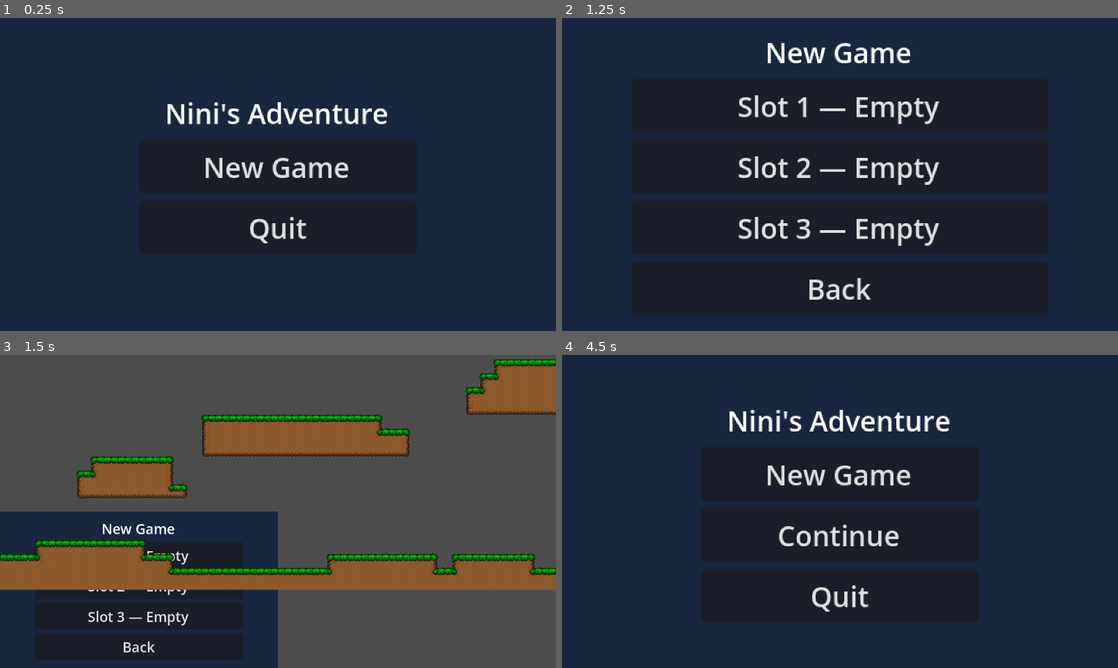
Above: before the commit, frames 1-4 (two rows, left to right).
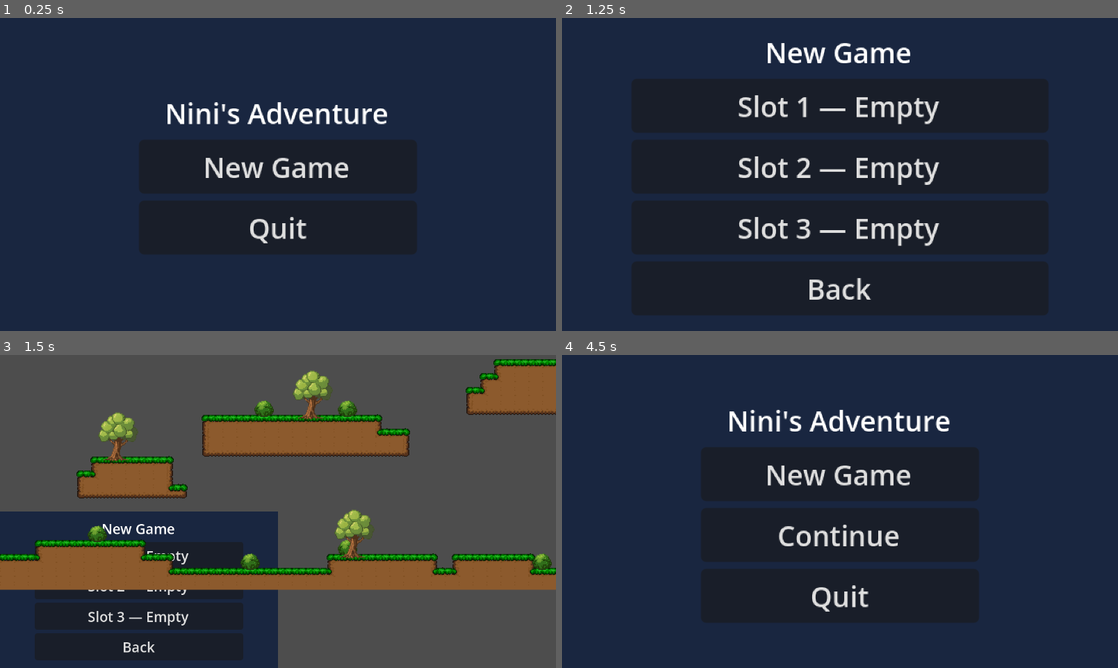
Above: after the commit, the same moments.

Repository: PsyburGai/ninis-adventure
Game: Godot game, scene res://source/scenes/levels/main_menu.tscn
The game is run twice, just before and just after one commit, with the same random seed, the same clock (stepped at 60 frames per second) and the same inputs.
Inputs:
- Up to frame 1 (0.25 s): no input
- Up to frame 2 (1.25 s): click "New Game" at 0.5 s
- Up to frame 3 (1.5 s): click "Slot 1 — Empty" at 1.25 s
- Up to frame 4 (4.5 s): click "Slot 1 — Empty" at 2 s; click "Slot 2 — Empty" at 2.75 s; click "Slot 3 — Empty" at 3.5 s; click "Back" at 4.25 s

Frames 1-2 are identical in both runs. In frame 3, 2.6% of the frame differs, in the area x 15-100%, y 4-69%; in frame 4, nothing differs.

Commit message:
Update portal.gd - lowercase class_name, portal_r and portal_l name handling

Diff:
--- a/source/scripts/managers/portal.gd
+++ b/source/scripts/managers/portal.gd
@@ -1,12 +1,14 @@
-class_name Portal
+class_name portal
 extends Area2D
 
-## Portal - teleports Nini to the target scene.
-## Class name allows Godot to auto-wire this script to any node with Class "Portal".
-## Properties are set via the Tiled TMX object (target_scene, target_spawn).
+## portal - teleports Nini to the target scene.
+## Class "portal" (lowercase) matches Tiled object class.
+## Object name "portal_r" = right side exit, "portal_l" = left side exit.
+## Required Tiled properties: target_scene
+## Optional Tiled properties: target_spawn, is_end_portal
 
 @export var target_scene: String = ""
-@export var target_spawn: String = "left"   # "left" or "right"
+@export var target_spawn: String = ""
 @export var is_end_portal: bool = false
 
 func _ready():
@@ -16,14 +18,20 @@
 	if not body.is_in_group("player"):
 		return
 	if target_scene == "":
-		push_warning("Portal has no target_scene set!")
+		push_warning(name + " has no target_scene set!")
 		return
 
-	# Store which spawn to use in the next scene
+	# Infer spawn side from portal name if target_spawn not set in Tiled
+	if target_spawn == "":
+		if name == "portal_r":
+			target_spawn = "left"
+		elif name == "portal_l":
+			target_spawn = "right"
+
 	SceneTransition.next_spawn = target_spawn
+	SaveManager.update_scene(target_scene)
 
 	if is_end_portal:
-		# Show a "You Win!" screen or return to main menu
 		get_tree().change_scene_to_file("res://source/scenes/levels/main_menu.tscn")
 	else:
 		get_tree().change_scene_to_file(target_scene)
Binary file added: assets/tilesets/objects/tree/tree_2.png
Binary file added: assets/tilesets/objects/tree/tree_3.png
Binary file added: assets/tilesets/objects/tree/tree_autumn.png
Binary file added: assets/tilesets/objects/tree/tree_autumn_2.png
Binary file added: assets/tilesets/objects/tree/tree_autumn_3.png
Binary file added: assets/tilesets/objects/tree/tree_cherry.png
Binary file added: assets/tilesets/objects/tree/tree_cherry_2.png
Binary file added: assets/tilesets/objects/tree/tree_cherry_3.png
Binary file added: assets/tilesets/objects/tree/tree_dead.png
Binary file added: assets/tilesets/objects/tree/tree_dead_2.png
Binary file added: assets/tilesets/objects/tree/tree_dead_3.png
Not shown, changed: maps/world1/level_1-1.tmx
(and 6 more such lines)
